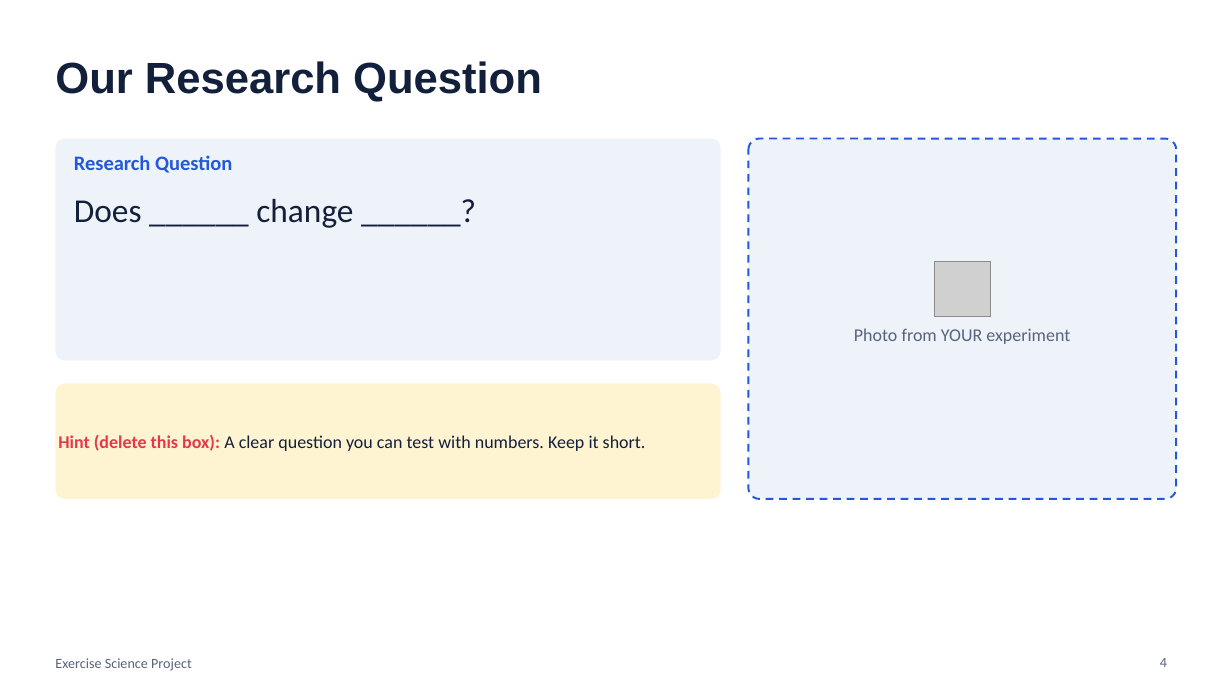
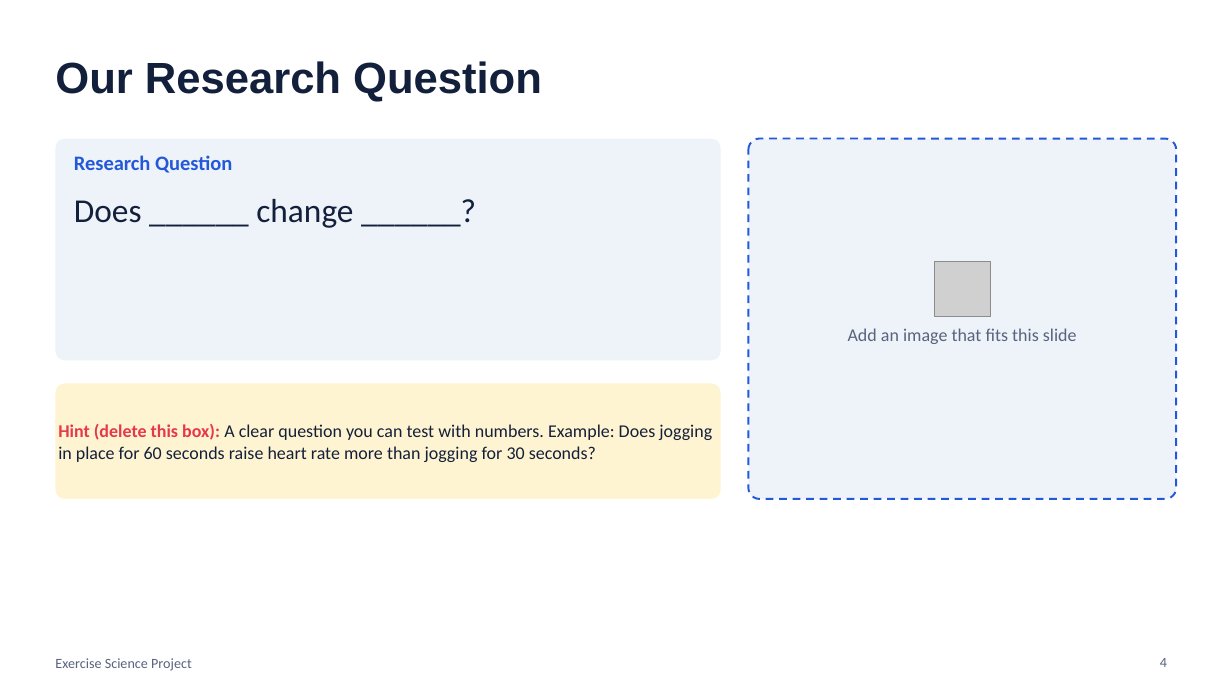
Before and after one commit to rward-prog/tri-1-7thgrade-project, a slide deck: slide 4 of files/Materials_Methods_Slides_Template.pptx. Drawn at 1232x693 pixels with LibreOffice and Linux fonts; fonts in the diff are those of the drawing; grey boxes stand for pictures. Boxes give left, top, right and bottom in pixels: in the first picture for what was removed or moved away, otherwise in the second. Text is boxed around its words. In the diff, an @@ line names an element or a change of style, - is before the commit and + after.

```diff
--- a/files/Materials_Methods_Slides_Template.pptx
+++ b/files/Materials_Methods_Slides_Template.pptx
@@ text at <box>848,328,1077,344</box>: text changed @@
-Photo from YOUR experiment
+Add an image that fits this slide
@@ text in rounded rectangle at <box>58,424,712,462</box>: text changed @@
-Hint (delete this box): A clear question you can test with numbers. Keep it short.
+Hint (delete this box): A clear question you can test with numbers. Example: Does jogging in place for 60 seconds raise heart rate more than jogging for 30 seconds?
```
Also in this commit, not shown: 13 other slides changed, 38 other files.
